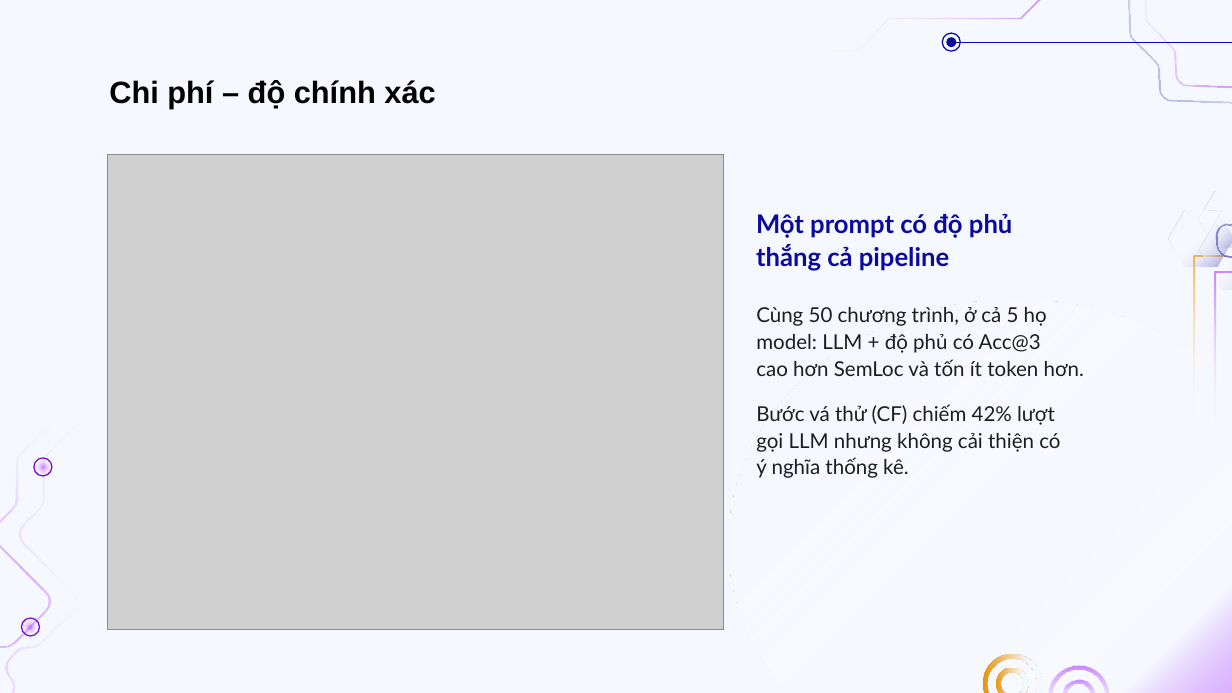
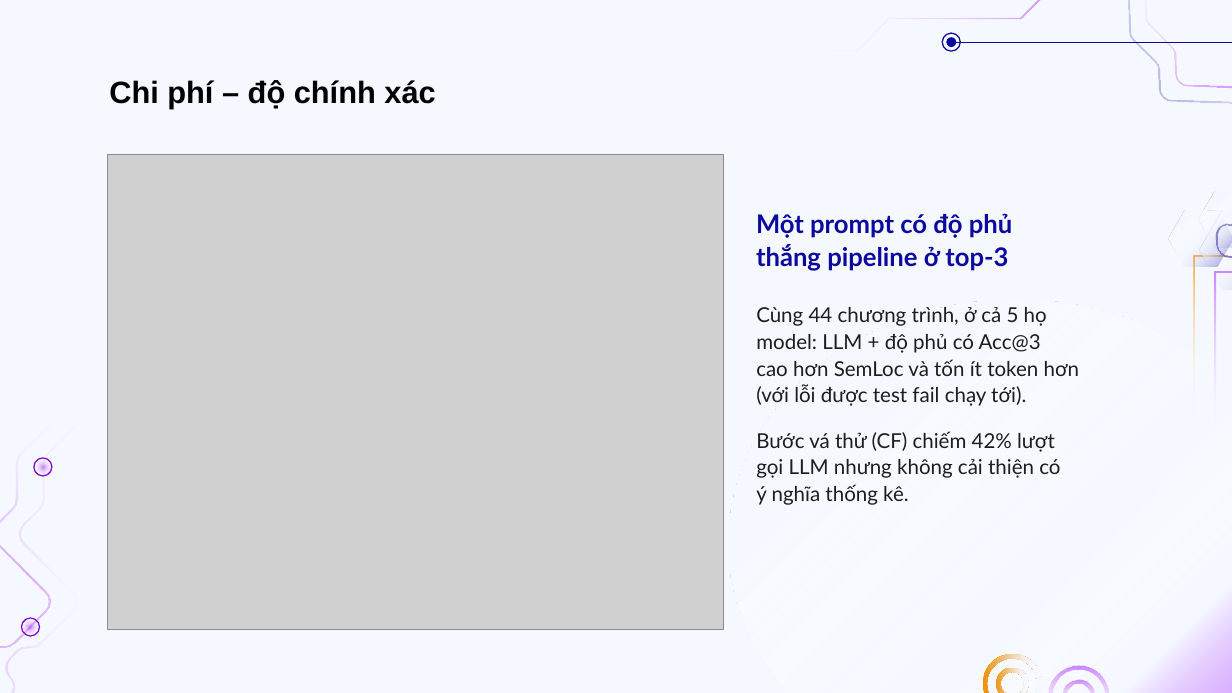
Before and after one commit to doanan293/grounded-or-guessed, a slide deck: slide 18 of docs/presentation/bao-cao-lan-1.pptx. Drawn at 1232x693 pixels with LibreOffice and Linux fonts; fonts in the diff are those of the drawing; grey boxes stand for pictures; background and template pictures are left out. Boxes give left, top, right and bottom in pixels: in the first picture for what was removed or moved away, otherwise in the second. Text is boxed around its words. In the diff, an @@ line names an element or a change of style, - is before the commit and + after.

```diff
--- a/docs/presentation/bao-cao-lan-1.pptx
+++ b/docs/presentation/bao-cao-lan-1.pptx
@@ text at (756,213,1012,271): text changed @@
-Một prompt có độ phủ
-thắng cả pipeline
+Một prompt có độ phủ
+thắng pipeline ở top-3
@@ text at (756,307,1079,406): text changed @@
-Cùng 50 chương trình, ở cả 5 họ
-model: LLM + độ phủ có Acc@3
-cao hơn SemLoc và tốn ít token hơn.
+Cùng 44 chương trình, ở cả 5 họ
+model: LLM + độ phủ có Acc@3
+cao hơn SemLoc và tốn ít token hơn
+(với lỗi được test fail chạy tới).
@@ text "Bước vá thử (CF) chiếm ...": place and size @@
-text "Bước vá thử (CF) chiếm ..." at (756,404,1060,478)
+text "Bước vá thử (CF) chiếm ..." at (756,431,1060,505)
```
Also in this commit, not shown: 4 other slides changed, 37 other files.
